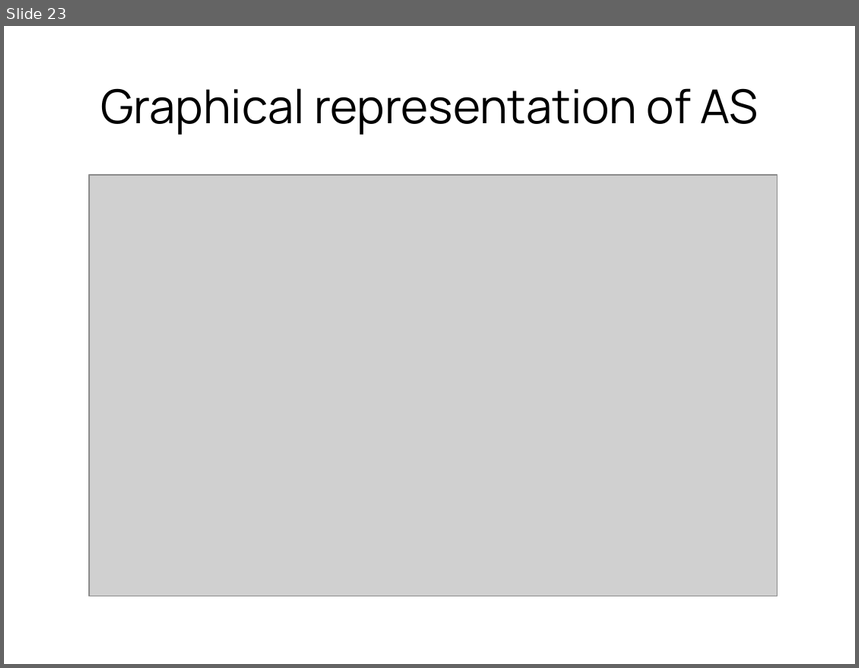
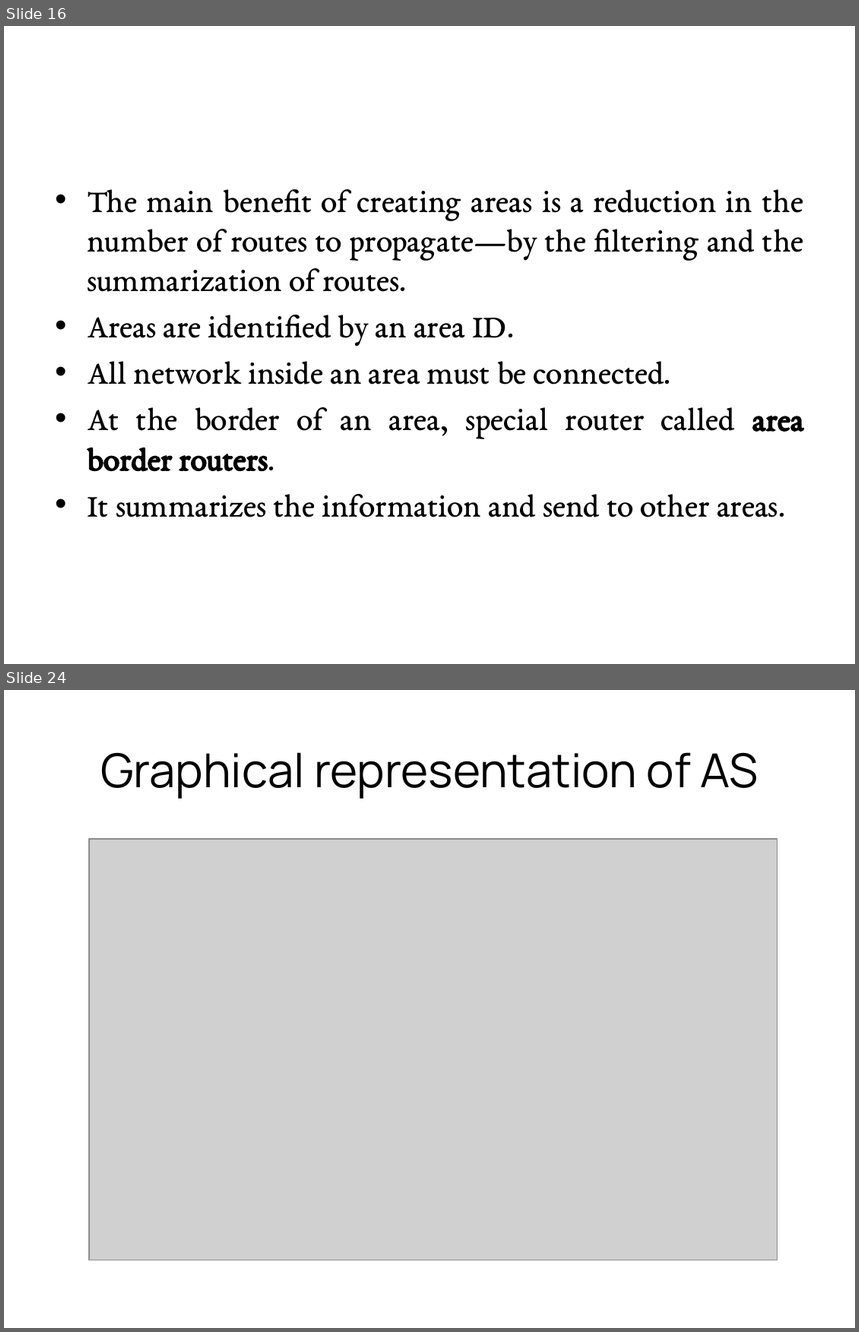
Before and after one commit to GeneralNitin/S6, a slide deck: 03. Computer Networks/PPTs/3.2. LSR, OSPF.pptx. Shown one above the other, each under a label of ours: slide 23 before the commit, slides 16 and 24 after it; the slides between them are not shown. The pictures are 859x668 and 859x1332 pixels, drawn with LibreOffice and Linux fonts; fonts in the diff are those of the drawing; grey boxes stand for pictures. Boxes give left, top, right and bottom in pixels: in the first picture for what was removed or moved away, otherwise in the second. Text is boxed around its words. In the diff, an @@ line names an element or a change of style, - is before the commit and + after.

```diff
--- a/03. Computer Networks/PPTs/3.2. LSR, OSPF.pptx
+++ b/03. Computer Networks/PPTs/3.2. LSR, OSPF.pptx
@@ slide 16 added at bbox=[4, 26, 855, 664], background #FFFFFF @@
@@ text added at bbox=[87, 189, 804, 518], 28 pt, text #000000 @@
+• The main benefit of creating areas is a reduction in the number of routes to propagate—by the filtering and the summarization of routes.
+• Areas are identified by an area ID.
+• All network inside an area must be connected.
+• At the border of an area, special router called area border routers.
+• It summarizes the information and send to other areas.
@@ what was slide 23 is now slide 24 @@
```
Also in this commit, not shown: 4 slides changed, 12 other slides added, 12 slides removed, 6 other files.
